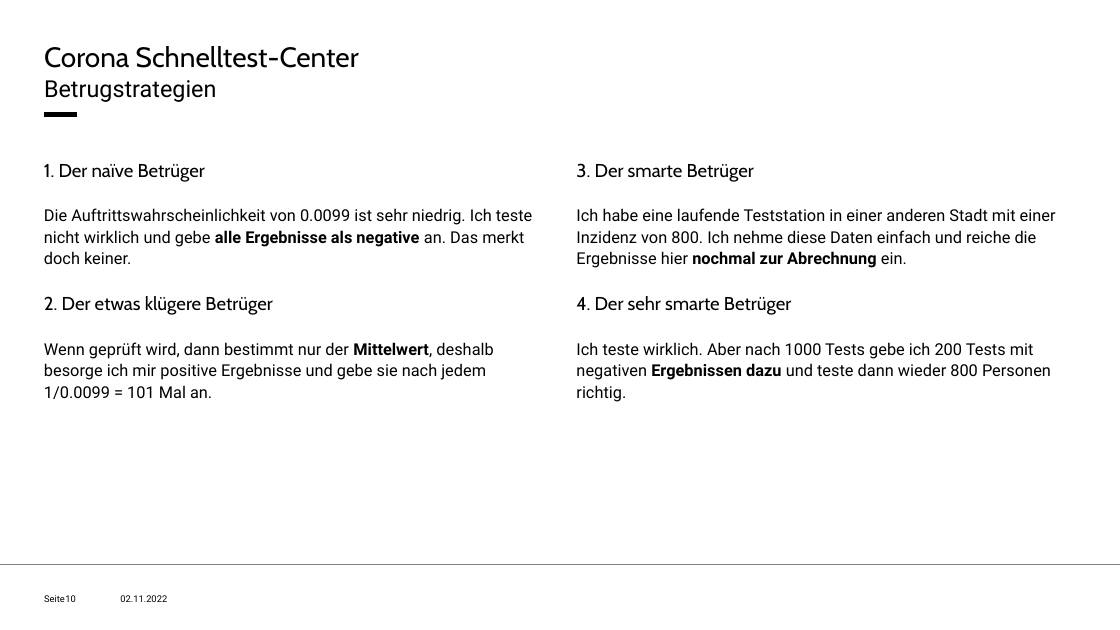
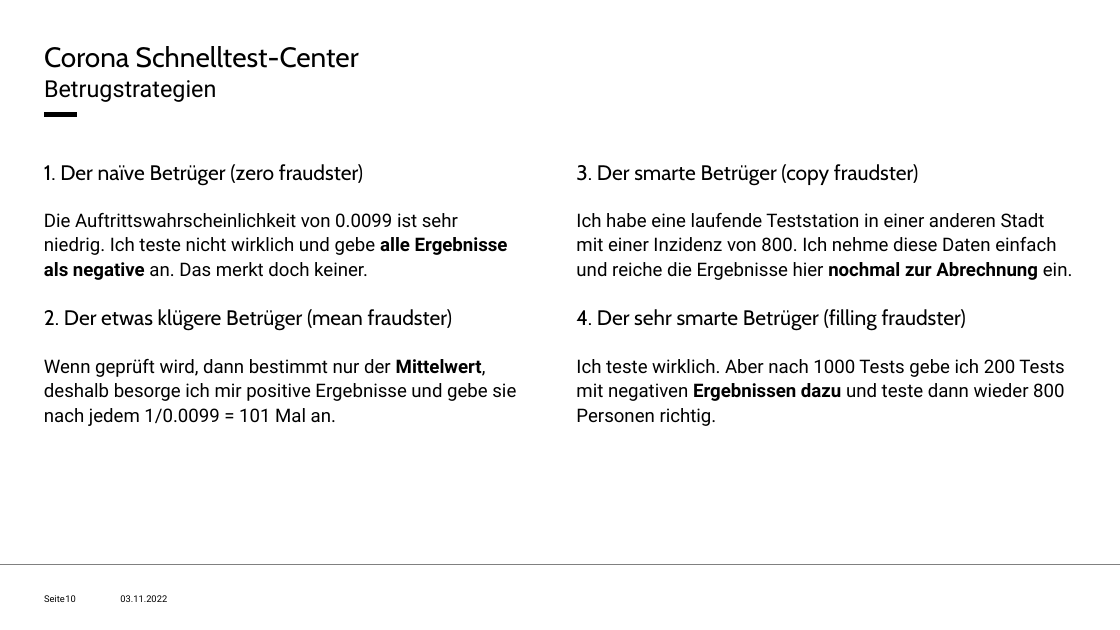
Before and after one commit to benjamin-adrian/fraud_detection_example, a slide deck: slide 10 of fraud_detection_lecture.pptx. Drawn at 1120x630 pixels with LibreOffice and Linux fonts; fonts in the diff are those of the drawing. Boxes give left, top, right and bottom in pixels: in the first picture for what was removed or moved away, otherwise in the second. Text is boxed around its words. In the diff, an @@ line names an element or a change of style, - is before the commit and + after.

```diff
--- a/fraud_detection_lecture.pptx
+++ b/fraud_detection_lecture.pptx
@@ text at (44, 164, 363, 186): text changed; size 16 to 18 pt @@
-1. Der naïve Betrüger
+1. Der naïve Betrüger (zero fraudster)
@@ text at (576, 164, 918, 186): text changed; size 16 to 18 pt @@
-3. Der smarte Betrüger
+  3. Der smarte Betrüger (copy fraudster)
@@ text at (44, 213, 516, 426): size 14 to 16 pt in "Die Auftrittswahrscheinlichkeit von 0.0099 ist sehr niedrig. ...", "Wenn geprüft wird, dann bestimmt nur der ..." @@
@@ text at (576, 213, 1073, 426): size 14 to 16 pt in "Ich habe eine laufende Teststation in einer ...", "Ich teste wirklich. Aber nach 1000 Tests ..." @@
@@ text at (44, 309, 452, 331): text changed; size 16 to 18 pt @@
-  2. Der etwas klügere Betrüger
+  2. Der etwas klügere Betrüger (mean fraudster)
@@ text at (576, 309, 966, 331): text changed; size 16 to 18 pt @@
-  4. Der sehr smarte Betrüger
+  4. Der sehr smarte Betrüger (filling fraudster)
```
Also in this commit, not shown: 34 other slides changed, 2 other files.
